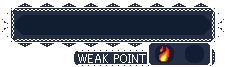
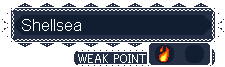
Layered file, before and after one edit (225 × 67). Changes by layer:
renamed "Pasted Layer" to "Shellsea", showed it, moved it above "BG", painted on it over [22, 19, 81, 31]
added layer "sES53ディープブルー.png" over [22, 19, 81, 31]
